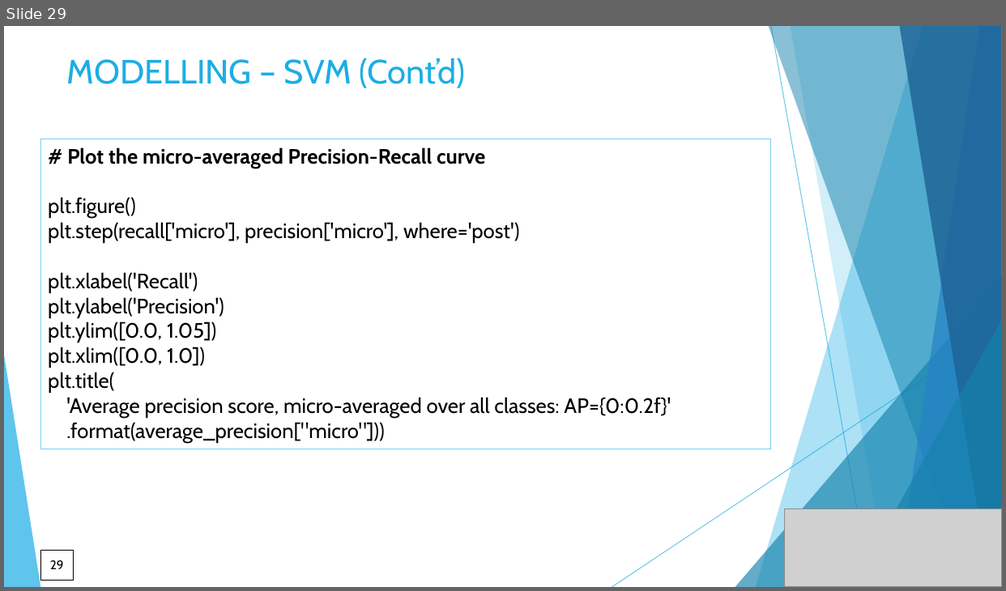
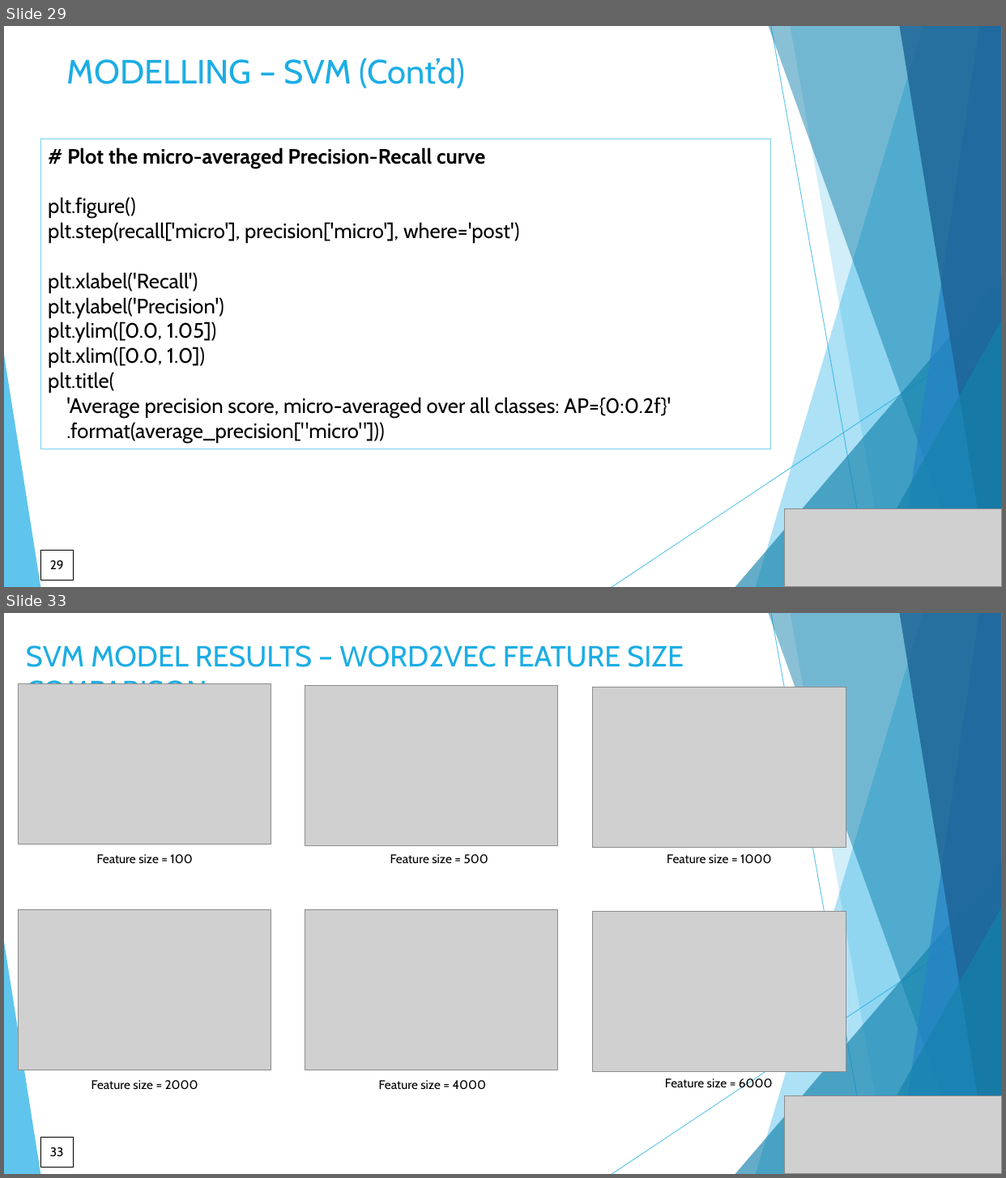
Before and after one commit to DataKnightsAI/Text-Classification-for-News-Summaries, a slide deck: CSML-1010-Group 20-project milestone 1.pptx. Shown one above the other, each under a label of ours: slide 29 before the commit, slides 29 and 33 after it; the slides between them are not shown. The pictures are 1006x591 and 1006x1178 pixels, drawn with LibreOffice and Linux fonts; fonts in the diff are those of the drawing; grey boxes stand for pictures. Boxes give left, top, right and bottom in pixels: in the first picture for what was removed or moved away, otherwise in the second. Text is boxed around its words. In the diff, an @@ line names an element or a change of style, - is before the commit and + after.

```diff
--- a/CSML-1010-Group 20-project milestone 1.pptx
+++ b/CSML-1010-Group 20-project milestone 1.pptx
@@ slide 33 added at <box>4,613,1002,1174</box>, background #FFFFFF; not listed: 10 template elements that a slide beside it also shows @@
@@ title added at <box>26,645,684,684</box>, 28 pt, text #1CADE4 @@
+SVM MODEL RESULTS – WORD2VEC FEATURE SIZE COMPARISON
@@ picture added at <box>19,684,271,845</box> @@
@@ picture added at <box>305,686,558,846</box> @@
@@ picture added at <box>593,687,846,848</box> @@
@@ text added at <box>97,854,192,863</box>, 12 pt, text #000000 @@
+Feature size = 100
@@ text added at <box>390,854,488,863</box>, 12 pt, text #000000 @@
+Feature size = 500
@@ text added at <box>667,854,771,863</box>, 12 pt, text #000000 @@
+Feature size = 1000
@@ picture added at <box>19,910,271,1071</box> @@
@@ picture added at <box>305,910,558,1071</box> @@
@@ picture added at <box>593,912,846,1072</box> @@
@@ text added at <box>91,1080,198,1089</box>, 12 pt, text #000000 @@
+Feature size = 2000
@@ text added at <box>379,1080,487,1089</box>, 12 pt, text #000000 @@
+Feature size = 4000
@@ text added at <box>665,1077,773,1090</box>, 12 pt, text #000000 @@
+Feature size = 6000
@@ picture added at <box>785,1096,1002,1174</box> @@
@@ page number added at <box>40,1138,73,1168</box>, outline #000000 0.75 pt, 12 pt, text #000000 @@
+33
```
Also in this commit, not shown: 9 slides changed, 4 other slides added, 1 slide removed, 6 other files.
